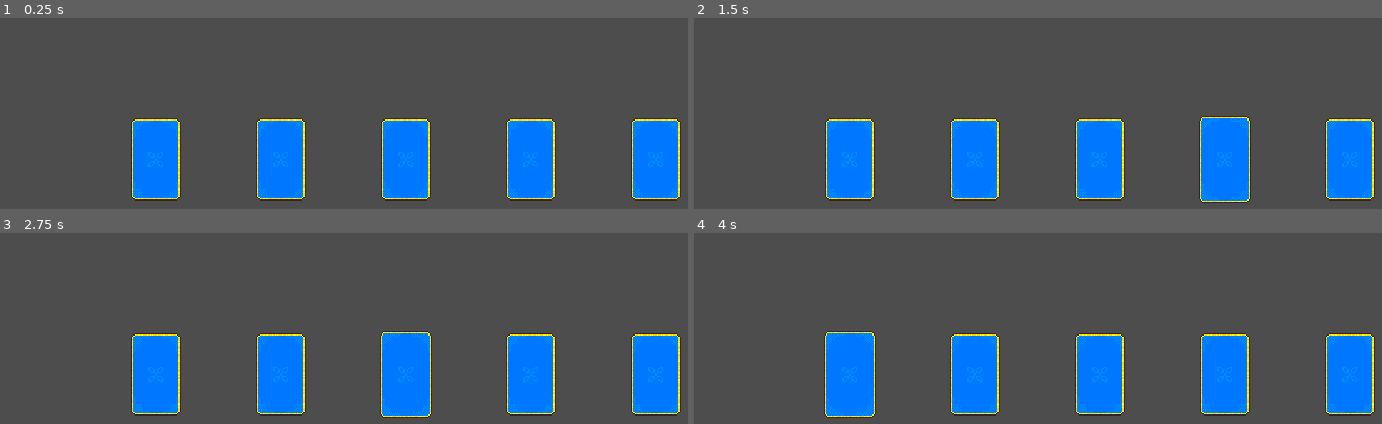
Above: before the commit, frames 1-4 (two rows, left to right).
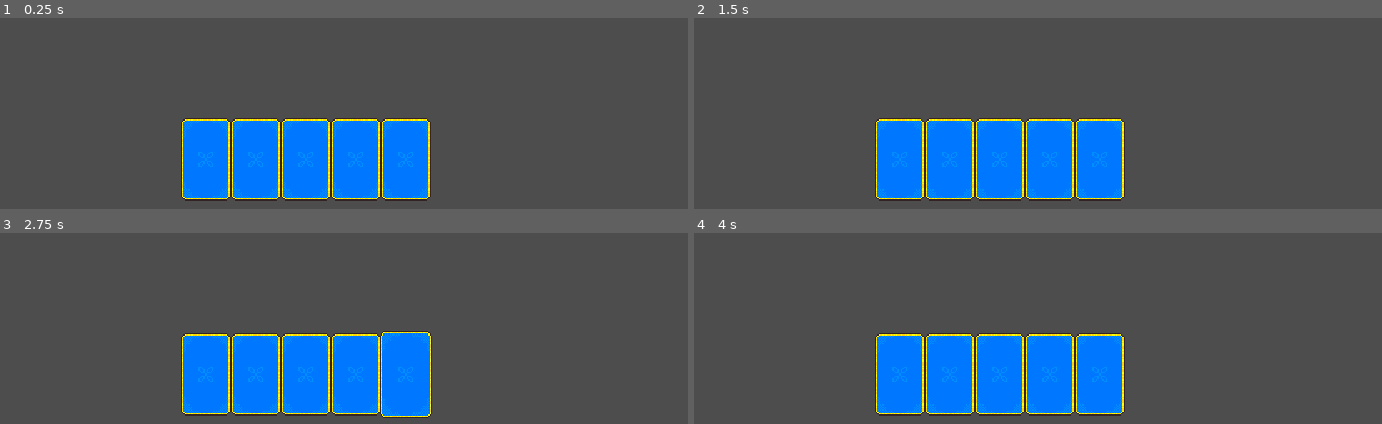
Above: after the commit, the same moments.

Repository: Fabsito/bread-card-game
Game: Godot game, scene res://Scenes/main.tscn
Same seed, same stepped clock (60 frames per second), same inputs: the game is played once before the commit and once after it.
Inputs (mouse positions are in pixels of both pictures, inside the frame that each line leads up to):
- Up to frame 1 (0.25 s): no input
- Up to frame 2 (1.5 s): tap Enter at 0.5 s; move the mouse to (1347, 159) at 0.52 s; tap A (a) at 0.6 s; tap D (d) at 0.8, 1.35 s; tap Space (space_bar) at 1.25 s; move the mouse to (1223, 159) at 1.27 s
- Up to frame 3 (2.75 s): tap A (a) at 1.55, 2.1 s; tap Enter at 2 s; move the mouse to (405, 374) at 2.02 s; tap D (d) at 2.3 s
- Up to frame 4 (4 s): tap Space (space_bar) at 2.75 s; move the mouse to (976, 374) at 2.77 s; click (976, 374) at 2.85 s; tap A (a) at 3.05 s; tap Enter at 3.5 s; move the mouse to (852, 374) at 3.52 s; tap D (d) at 3.6 s

The runs differ from the first frame. In frame 1, 19% of the frame differs, in the area x 19-99%, y 52-96%; in frame 2, 20%, in the area x 19-99%, y 51-97%; in frame 3, 19%; in frame 4, 20%.

Commit message:
error fix

Diff:
--- a/scripts/player_hand.gd
+++ b/scripts/player_hand.gd
@@ -1,17 +1,19 @@
 extends Node2D
+@onready var main: Node2D = $".."
 const HAND_COUNT: int = 5
+
 const Card = preload("uid://b0bddfu4w10nu")
-const CARD_WIDTH : int= 100
+const CARD_WIDTH : int= 40
 var hand_y_position
 @onready var card_manager: Node2D = $"../card_manager"
 var player_hand :Array = []
 var center_screen_x
 # Called when the node enters the scene tree for the first time.
 func _ready() -> void:
-	var viewport_size = get_viewport().size
-	center_screen_x = card_manager.to_local(Vector2(viewport_size.x / 2, 0)).x
+	var viewport_size = get_viewport_rect().size
+	center_screen_x =viewport_size.x /2
+	print(center_screen_x)
 	hand_y_position = get_viewport().size.y - 300
-	print(hand_y_position)
 	for i in HAND_COUNT:
 		var new_card = Card.instantiate()
 		card_manager.add_child(new_card)
@@ -20,10 +22,11 @@
 # Called every frame. 'delta' is the elapsed time since the previous frame.
 func animate_card_to_position(card , new_position):
 	var tween := get_tree().create_tween()
-	tween.tween_property(card,"position",new_position,0.1)
+	tween.tween_property(card,"global_position",new_position,0.1)
 func  add_card_to_hand(card):
 	player_hand.insert(0,card)
 	update_hand_positions()
+	print(player_hand)
 func update_hand_positions():
 	for i in range(player_hand.size()):
 		var new_pos = calculate_card_position(i)
@@ -32,5 +35,5 @@
 
 func calculate_card_position(index):
 	var total_width = (player_hand.size() - 1) * float(CARD_WIDTH)
-	var x_offset = center_screen_x - total_width / 2.0 + index * float(CARD_WIDTH)
+	var x_offset = center_screen_x + index * CARD_WIDTH - total_width / 2
 	return Vector2(x_offset, hand_y_position)
